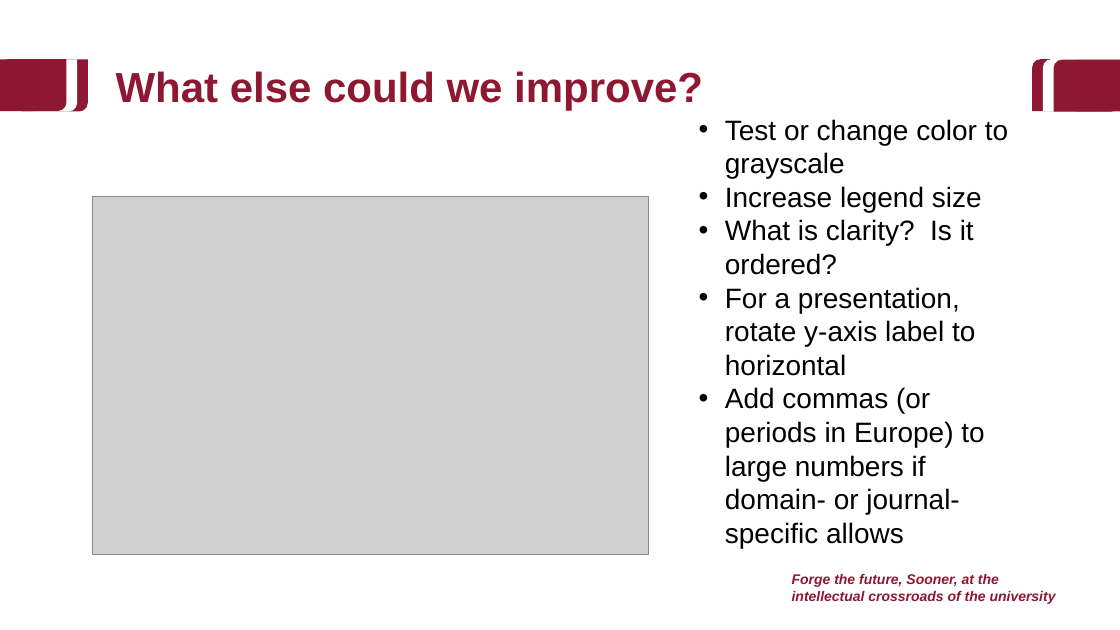
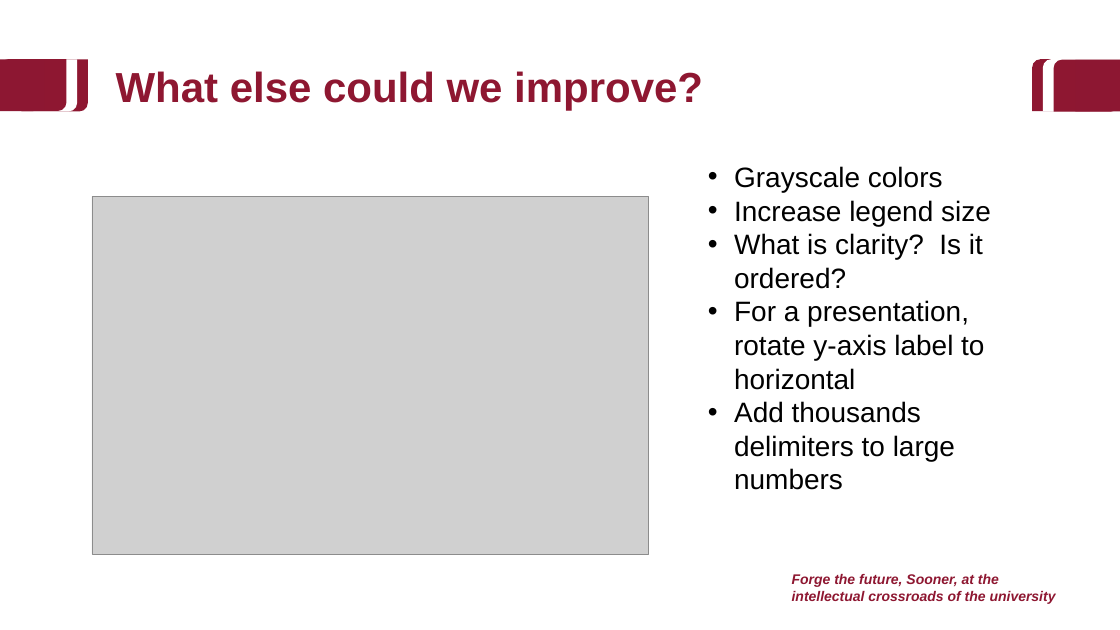
Before and after one commit to baeolophus/2025_data_viz_research, a slide deck: slide 36 of activities.pptx (slide 35 before the commit). Drawn at 1120x630 pixels with LibreOffice and Linux fonts; fonts in the diff are those of the drawing; grey boxes stand for pictures; background and template pictures are left out. Boxes give left, top, right and bottom in pixels: in the first picture for what was removed or moved away, otherwise in the second. Text is boxed around its words. In the diff, an @@ line names an element or a change of style, - is before the commit and + after.

```diff
--- a/activities.pptx
+++ b/activities.pptx
@@ text "Grayscale colors": place and size @@
-text "Grayscale colors" at (725,119,1008,548)
+text "Grayscale colors" at (734,166,991,490)
@@ text at (734,166,943,192): text changed @@
-  • Test or change color to grayscale
+  • Grayscale colors
@@ text at (734,401,955,490): text changed @@
-  • Add commas (or periods in Europe) to large numbers if domain- or journal-specific allows
+  • Add thousands delimiters to large numbers
```
Also in this commit, not shown: 18 other slides changed, 5 slides added, 2 slides removed.
